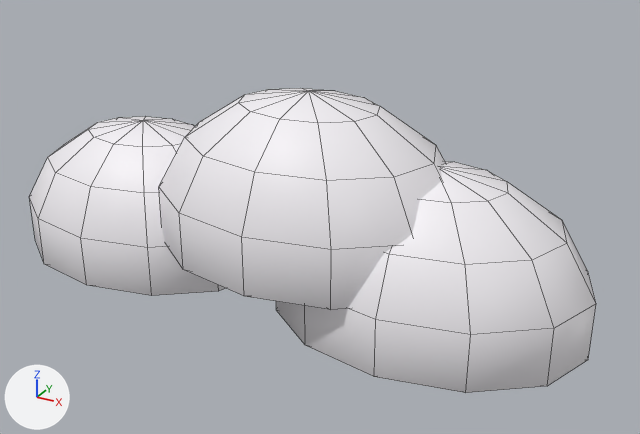
The FBX model Assets/Art/Models/Environment/Sky/Cloud_03.fbx as it was, and as the next commit left it.
Both versions are drawn from a camera (50 mm lens) standing at (2.53, -4.24, 2.76) and looking at (0.13, 0.12, 0.59). The lights are fixed; the arrows at lower left show +X, +Y and +Z. The first picture is the older version. Mesh edges are drawn as thin lines. Where no turn or scale is listed for an object, it has been applied to the vertices.

Objects in the first picture: 'Cloud_03'.
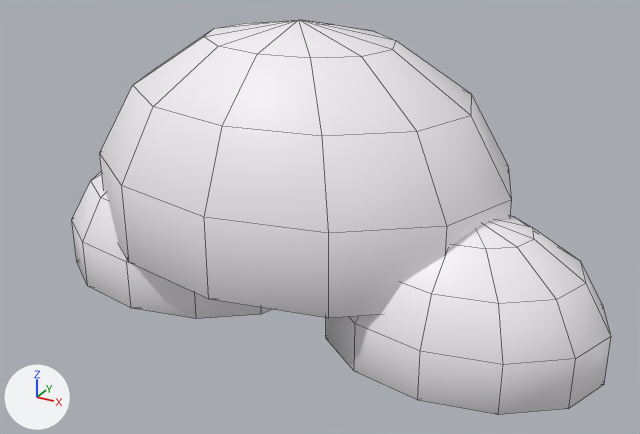
Diff of the bpy script that builds the scene:
```diff
--- a/Assets/Art/Models/Environment/Sky/Cloud_03.fbx.py
+++ b/Assets/Art/Models/Environment/Sky/Cloud_03.fbx.py
@@ me_cloud_03 @@
 # used by ob_cloud_03; location = (0.0, 0.0, 0.0)
-me_cloud_03.from_pydata(...)  # 222 vertices, 252 faces; spans x -2.14..1.81, y -0.7..0.86, z 0.0..1.4
+me_cloud_03.from_pydata(...)  # 222 vertices, 252 faces; spans x -1.64..1.94, y -0.85..1.12, z 0.0..1.77
+# me_cloud_03 part 1: the loose piece of 74 vertices spanning x -2.14..-0.31, y -0.53..0.84, z 0.0..0.98 is scaled about its middle by 0.936, then moved by (0.44, -0.13, -0.03)
+# me_cloud_03 part 2: the loose piece of 74 vertices spanning x -0.86..1.08, y -0.7..0.76, z 0.35..1.4 is scaled about its middle by 1.36, then moved by (-0.12, 0.1, 0.19)
+# me_cloud_03 part 3: the loose piece of 74 vertices spanning x -0.12..1.81, y -0.58..0.86, z 0.0..1.04 is scaled about its middle by 0.842, then moved by (0.28, -0.18, -0.08)
 me_cloud_03.materials.append(mat_m_env_cloud)
```

What differs and where, as boxes (x1, y1, x2, y2) in the pictures (640 x 434 px; the box of a moved part takes in the faces that stretch with it):
'Cloud_03', reshaped (29% taller): before (29, 88, 596, 393); after (72, 20, 611, 415)
part 1 of me_cloud_03, moved or reshaped: before (29, 116, 226, 296); after (72, 171, 273, 319)
part 2 of me_cloud_03, moved or reshaped: before (159, 88, 446, 310); after (100, 20, 512, 318)
part 3 of me_cloud_03, moved or reshaped: before (276, 161, 596, 393); after (326, 216, 611, 415)
